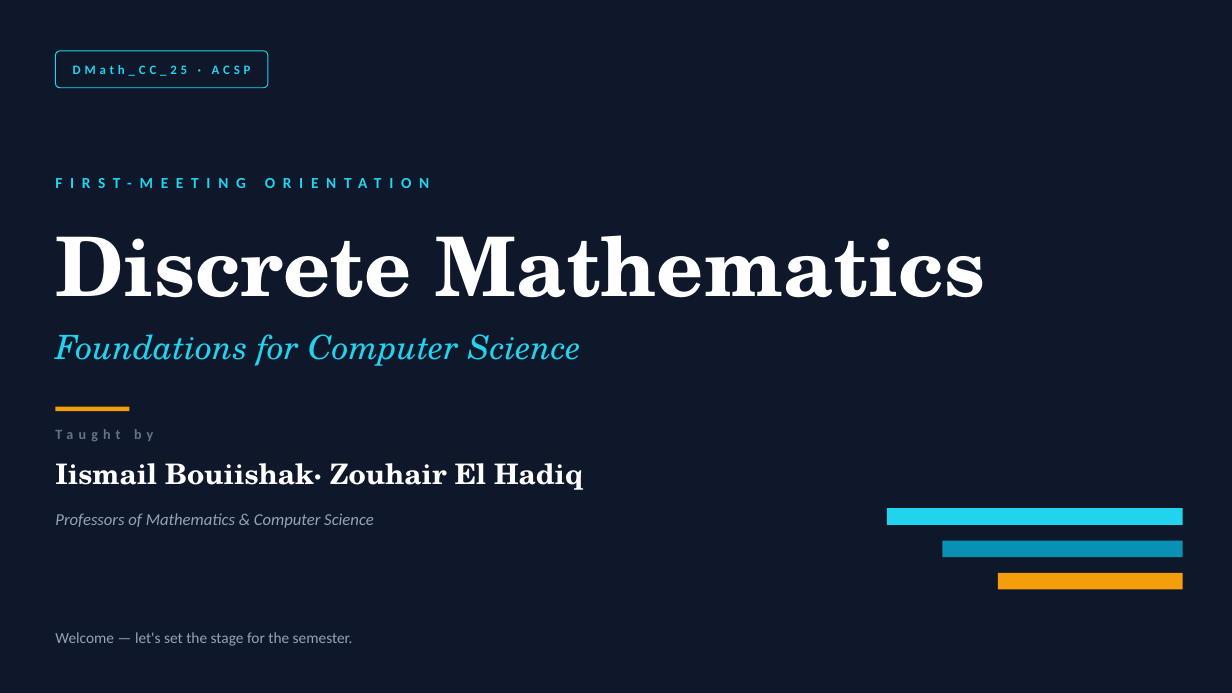
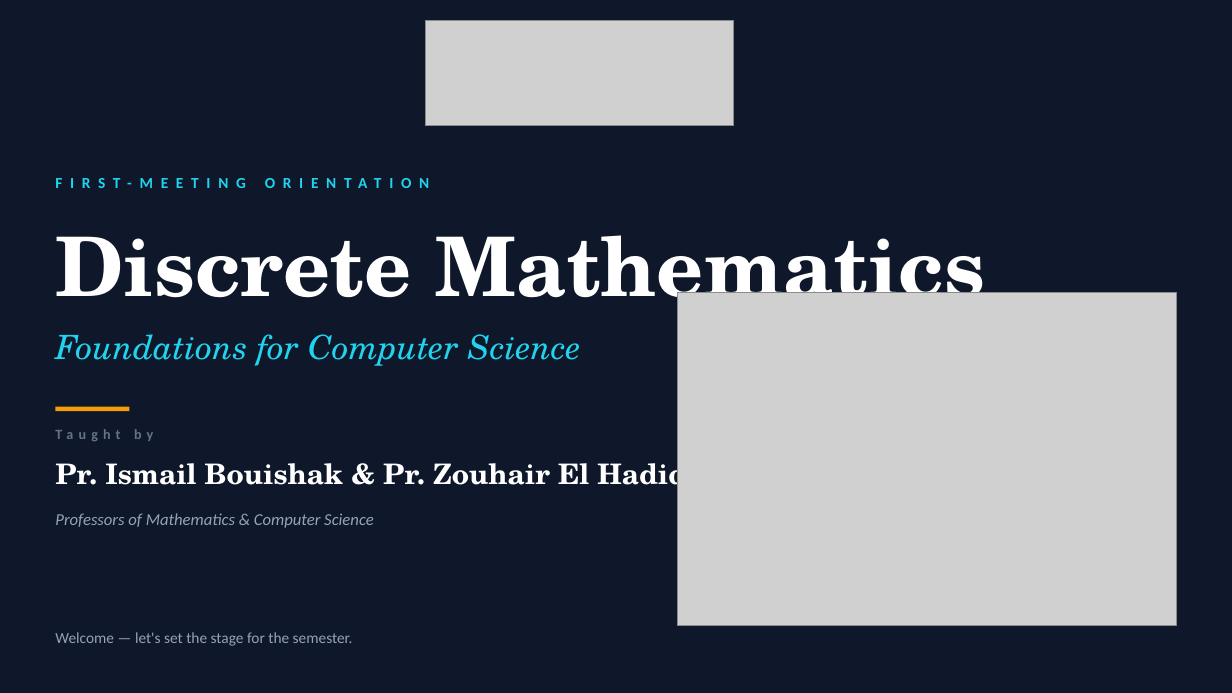
Before and after one commit to elhadiq/Discrete_mathematics, a slide deck: slide 1 of Presentation/Discrete_Math_ACSP_FirstMeeting.pptx. Drawn at 1232x693 pixels with LibreOffice and Linux fonts; fonts in the diff are those of the drawing; grey boxes stand for pictures. Boxes give left, top, right and bottom in pixels: in the first picture for what was removed or moved away, otherwise in the second. Text is boxed around its words. In the diff, an @@ line names an element or a change of style, - is before the commit and + after.

Commit message:
Add correction By EL Hadiq Lab 1.1

```diff
--- a/Presentation/Discrete_Math_ACSP_FirstMeeting.pptx
+++ b/Presentation/Discrete_Math_ACSP_FirstMeeting.pptx
@@ picture added at [425,20,734,126] @@
@@ rounded rectangle removed at [55,51,268,88] @@
@@ text removed at [73,65,251,76] @@
-DMath_CC_25 · ACSP
@@ picture added at [677,293,1177,626] @@
@@ text at [55,456,686,495]: text changed @@
-Iismail Bouiishak· Zouhair El Hadiq
+Pr. Ismail Bouishak & Pr. Zouhair El Hadiq
@@ rectangle removed at [887,508,1183,525] @@
@@ rectangle removed at [943,541,1183,557] @@
@@ rectangle removed at [998,573,1183,590] @@
```
Also in this commit, not shown: 6 other slides changed, 11 other files.
